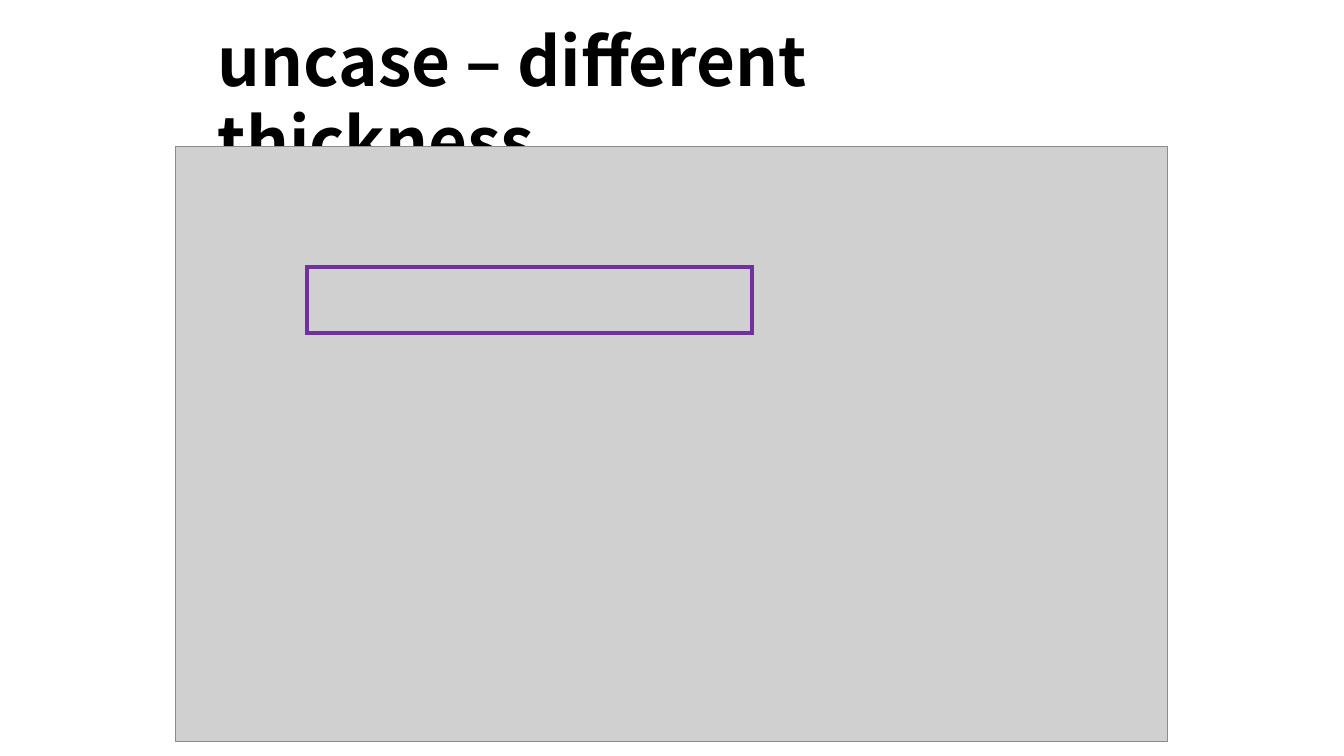
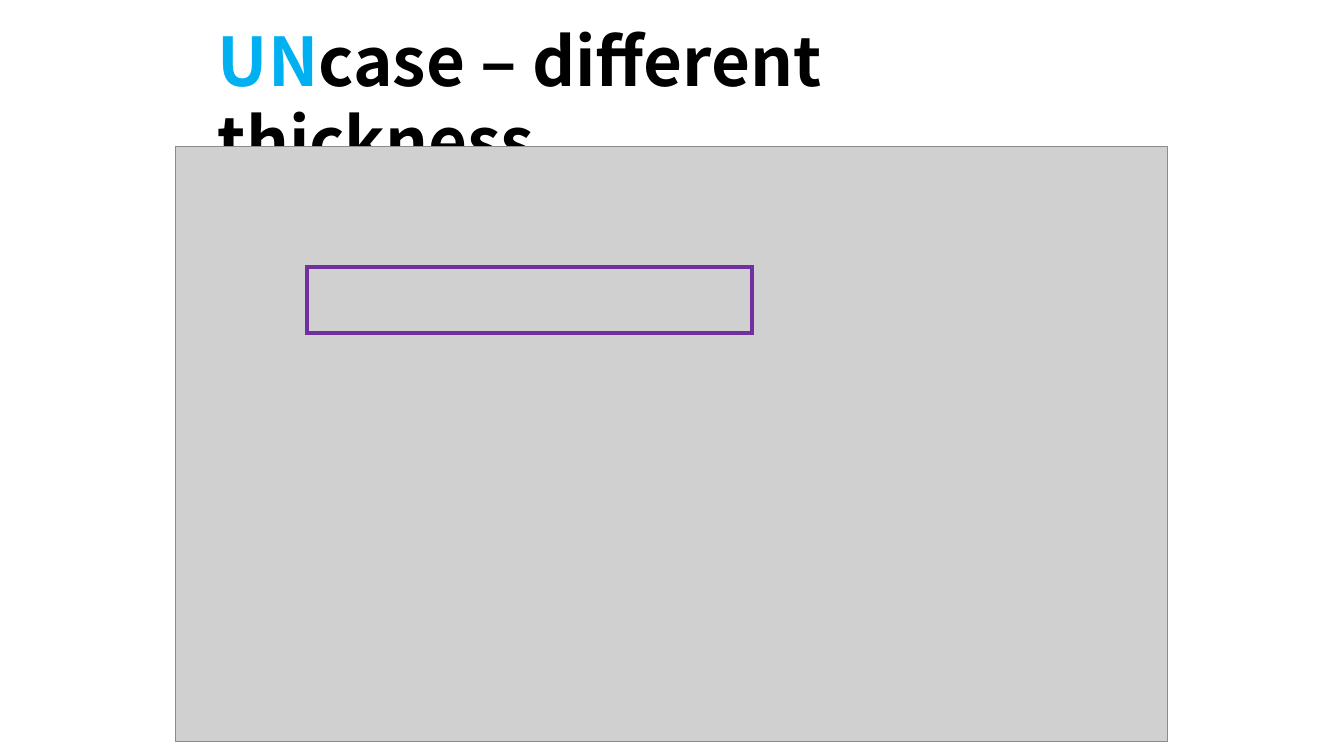
Before and after one commit to ominseo5/robotory_SoftFinger, a slide deck: slide 13 of LabLog.pptx. Drawn at 1344x756 pixels with LibreOffice and Linux fonts; fonts in the diff are those of the drawing; grey boxes stand for pictures. Boxes give left, top, right and bottom in pixels: in the first picture for what was removed or moved away, otherwise in the second. Text is boxed around its words. In the diff, an @@ line names an element or a change of style, - is before the commit and + after.

```diff
--- a/LabLog.pptx
+++ b/LabLog.pptx
@@ text at [218, 31, 821, 147]: text changed @@
-uncase – different thickness
+UNcase – different thickness
```
Also in this commit, not shown: 14 other slides changed, 7 other files.
